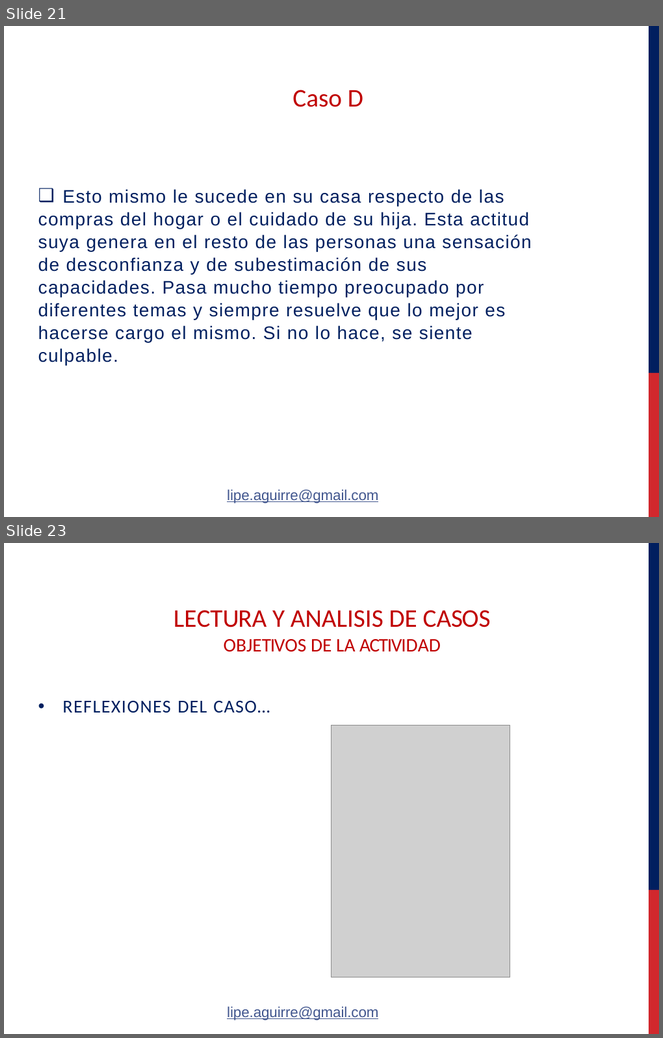
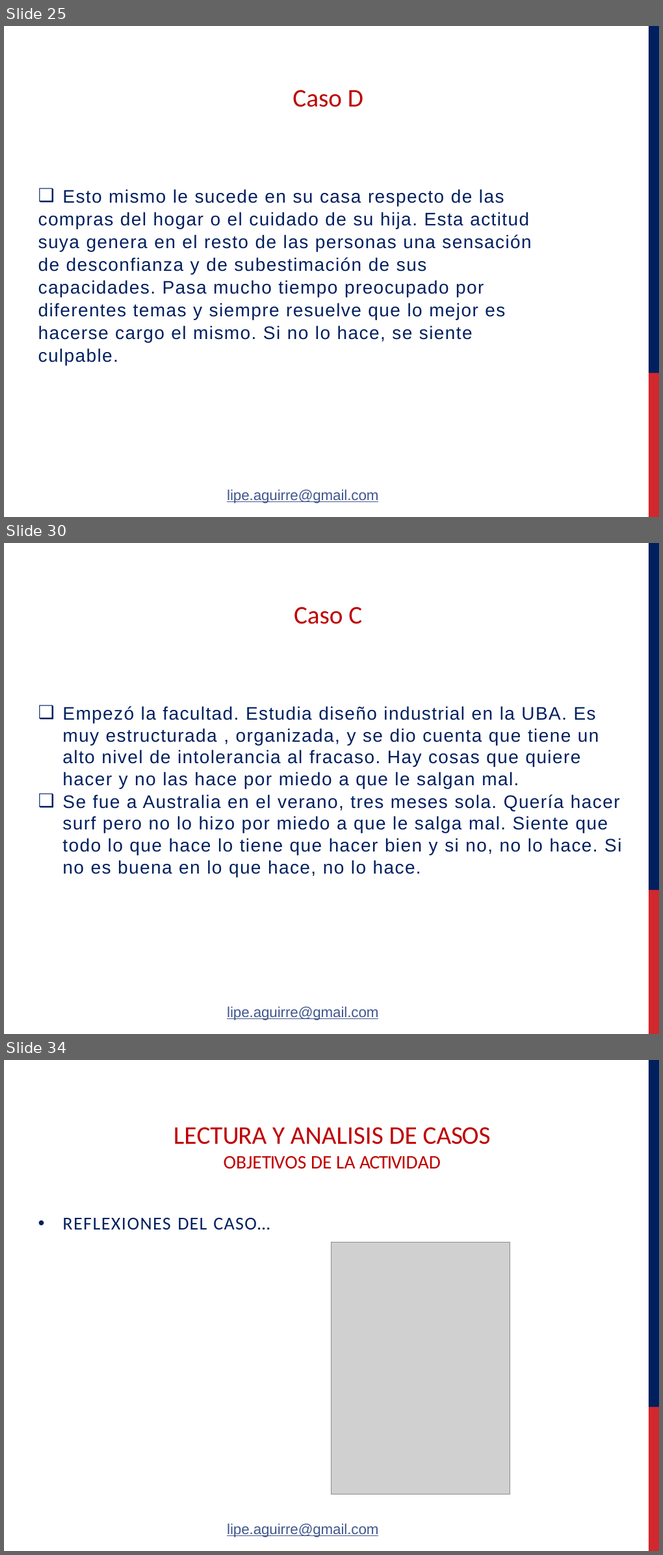
Before and after one commit to felipeaguirre66/FavaloroPerso, a slide deck: Clase 1/Powers/Aguirre - Psicologia de la Personalidad clase Practico 1° 16PF - Lectura de casos - Lic Sanchez Sanda.pptx. Shown one above the other, each under a label of ours: slides 21 and 23 before the commit, slides 25, 30 and 34 after it; the slides between them are not shown. The pictures are 663x1038 and 663x1555 pixels, drawn with LibreOffice and Linux fonts; fonts in the diff are those of the drawing; grey boxes stand for pictures; background and template pictures are left out. Boxes give left, top, right and bottom in pixels: in the first picture for what was removed or moved away, otherwise in the second. Text is boxed around its words. In the diff, an @@ line names an element or a change of style, - is before the commit and + after.

```diff
--- a/Clase 1/Powers/Aguirre - Psicologia de la Personalidad clase Practico 1° 16PF - Lectura de casos - Lic Sanchez Sanda.pptx
+++ b/Clase 1/Powers/Aguirre - Psicologia de la Personalidad clase Practico 1° 16PF - Lectura de casos - Lic Sanchez Sanda.pptx
@@ slide 30 added at box(4, 543, 659, 1034), background #FFFFFF; not listed: 2 template elements that a slide beside it also shows @@
@@ title added at box(294, 607, 362, 624), 28 pt, text #C00000 @@
+Caso C
@@ text added at box(62, 706, 622, 877), 20 pt, text #001F5F @@
+❑ Empezó la facultad. Estudia diseño industrial en la UBA. Es muy estructurada , organizada, y se dio cuenta que tiene un alto nivel de intolerancia al fracaso. Hay cosas que quiere hacer y no las hace por miedo a que le salgan mal.
+❑ Se fue a Australia en el verano, tres meses sola. Quería hacer surf pero no lo hizo por miedo a que le salga mal. Siente que todo lo que hace lo tiene que hacer bien y si no, no lo hace. Si no es buena en lo que hace, no lo hace.
@@ text added at box(227, 1006, 378, 1021), 16 pt, text #41568E, underline @@
+lipe.aguirre@gmail.com
@@ what was slide 21 is now slide 25 @@
@@ what was slide 23 is now slide 34 @@
```
Also in this commit, not shown: 10 other slides added, 1 slide removed, 1 other file.
